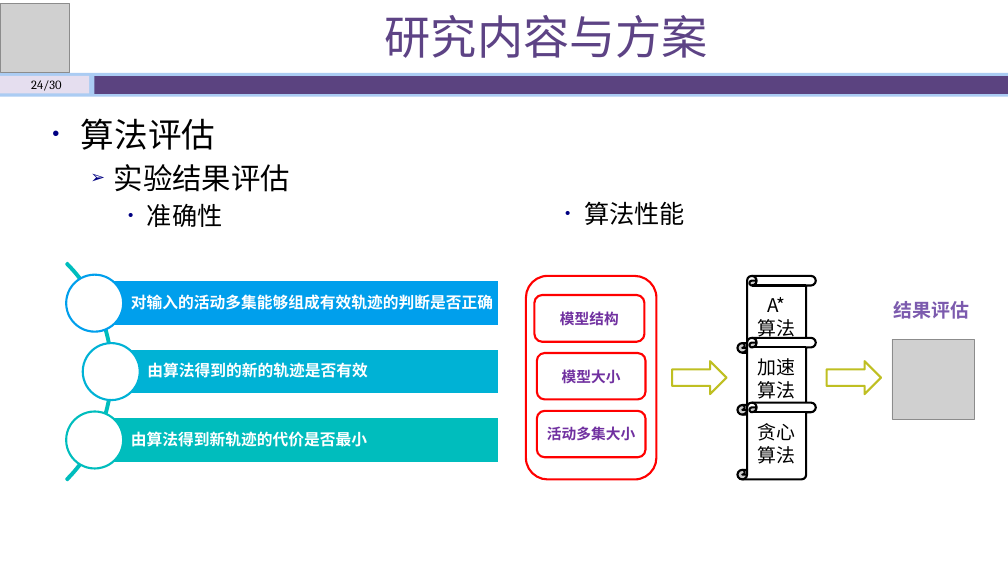
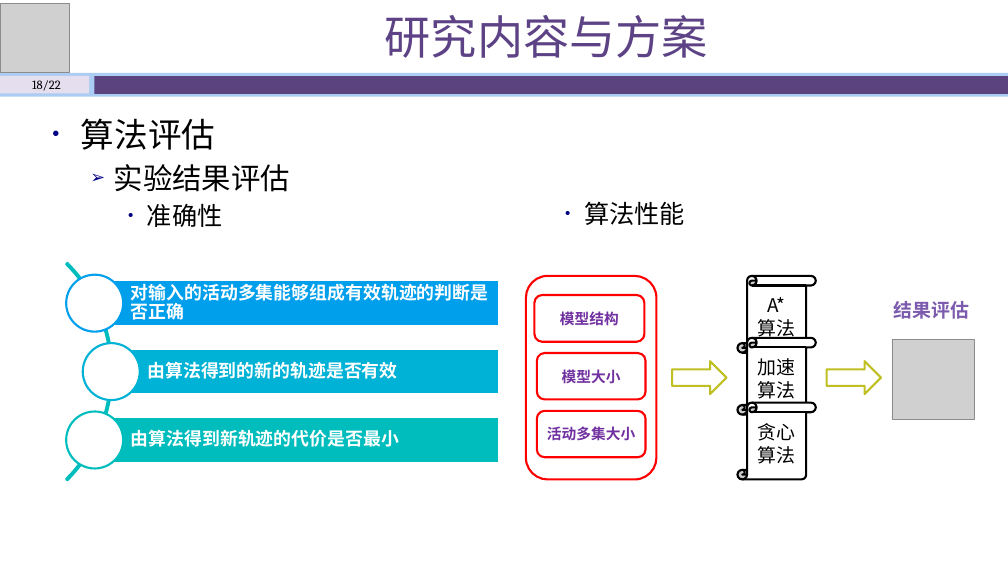
Before and after one commit to shawn47/0930, a slide deck: slide 18 of 开题答辩930.pptx (slide 24 before the commit). Drawn at 1008x567 pixels with LibreOffice and Linux fonts; fonts in the diff are those of the drawing; grey boxes stand for pictures. Boxes give left, top, right and bottom in pixels: in the first picture for what was removed or moved away, otherwise in the second. Text is boxed around its words. In the diff, an @@ line names an element or a change of style, - is before the commit and + after.

```diff
--- a/开题答辩930.pptx
+++ b/开题答辩930.pptx
@@ text at bbox=[32, 80, 61, 91]: text changed @@
-24/30
+18/22
@@ size 15 to 17 pt in 3 elements at bbox=[131, 284, 489, 320], bbox=[147, 361, 397, 379], bbox=[131, 429, 399, 447] @@
```
Also in this commit, not shown: 20 other slides changed, 8 slides removed, 26 other files.
